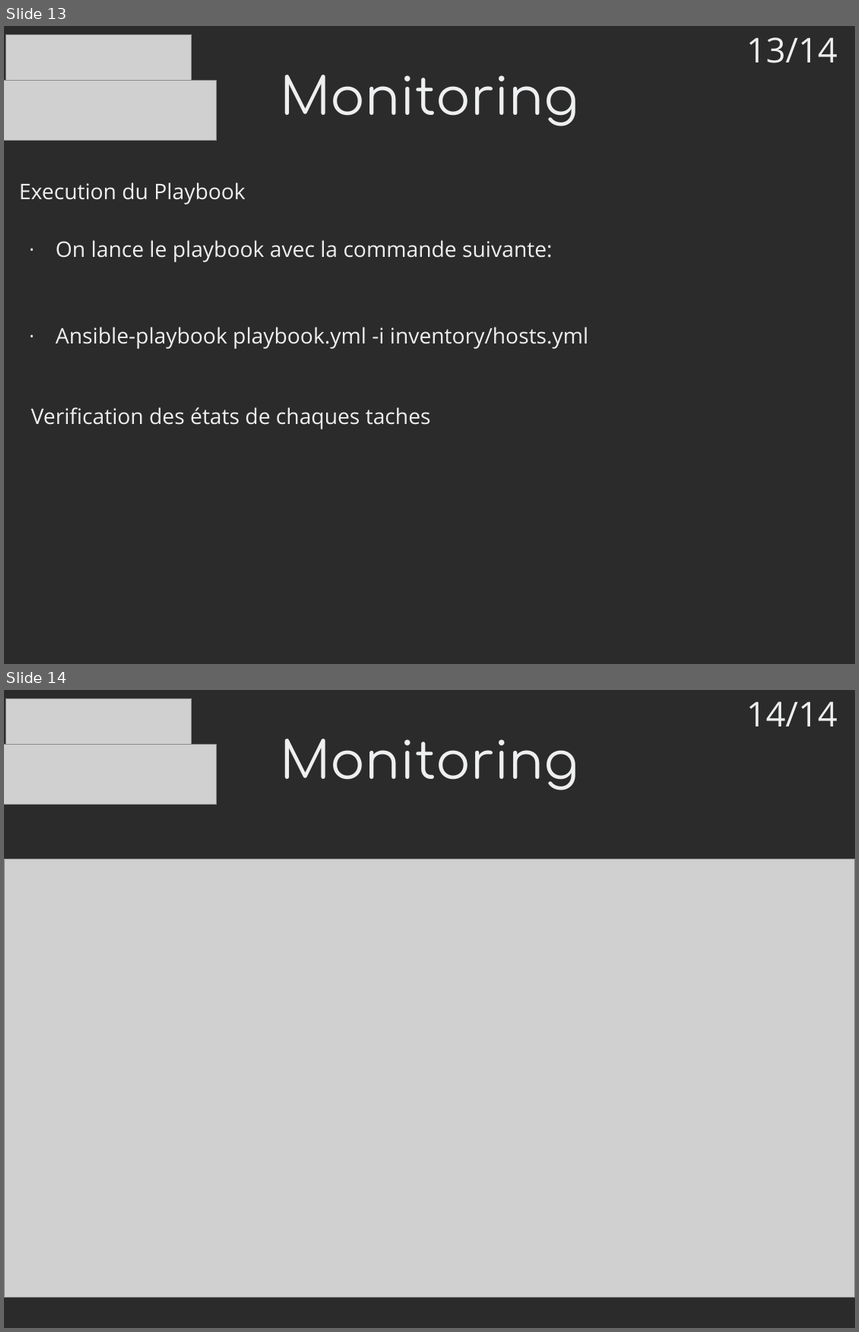
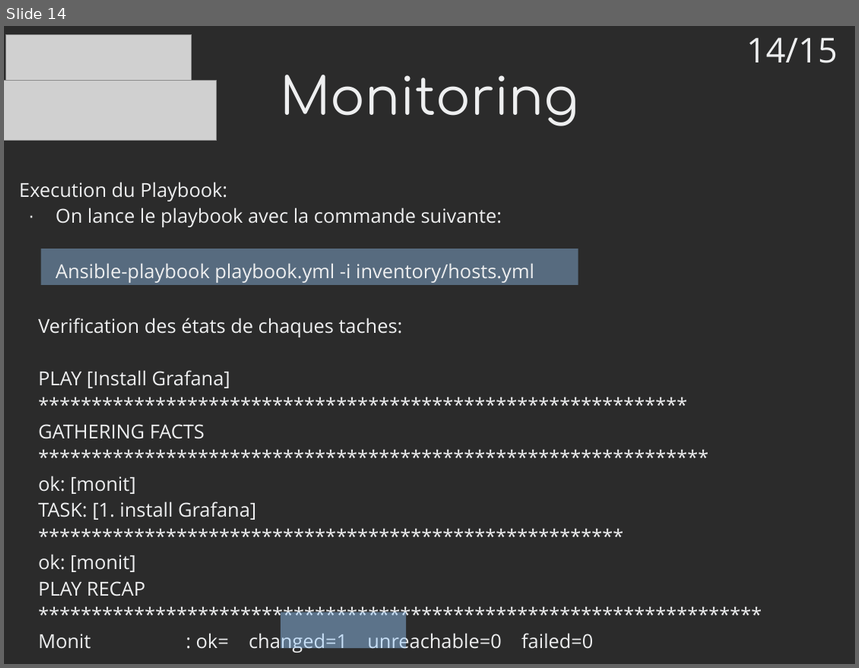
Before and after one commit to mrwormo/rapport_de_stage, a slide deck: files/prez.odp. Shown one above the other, each under a label of ours: slides 13 and 14 before the commit, slide 14 after it. The pictures are 859x1332 and 859x668 pixels, drawn with LibreOffice and Linux fonts; fonts in the diff are those of the drawing; grey boxes stand for pictures; background and template pictures are left out; a plain dark background stands for a picture behind light text. Boxes give left, top, right and bottom in pixels: in the first picture for what was removed or moved away, otherwise in the second. Text is boxed around its words. In the diff, an @@ line names an element or a change of style, - is before the commit and + after.

```diff
--- a/files/prez.odp
+++ b/files/prez.odp
@@ slide 14 removed at box(4, 690, 855, 1328), background picture (left out) @@
@@ picture removed at box(6, 698, 192, 752) @@
@@ text removed at box(747, 701, 838, 726) @@
-14/14
@@ picture removed at box(4, 745, 218, 804) @@
@@ title removed at box(280, 739, 579, 790) @@
-Monitoring
@@ picture removed at box(4, 859, 855, 1299) @@
@@ what was slide 13 is now slide 14 @@
@@ slide 14 changed as well @@
@@ text at box(747, 37, 838, 63): text changed @@
-13/14
+14/15
@@ text at box(19, 182, 227, 202): text changed; size 20 to 18 pt @@
-Execution du Playbook
+Execution du Playbook:
@@ text at box(56, 208, 534, 283): size 20 to 18 pt in "On lance le playbook avec la commande ...", "Ansible-playbook playbook.yml -i inventory/hosts.yml"; bullet · to none @@
@@ rectangle added at box(41, 249, 579, 285), fill #99CCFF at 40% opacity @@
@@ text at box(38, 318, 593, 654): text changed; size 20 to 18 pt @@
-Verification des états de chaques taches
+Verification des états de chaques taches:
+PLAY [Install Grafana]
+*************************************************************
+GATHERING FACTS
+***************************************************************
+ok: [monit]
+TASK: [1. install Grafana]
+*******************************************************
+ok: [monit]
+PLAY RECAP
+********************************************************************
+Monit : ok= changed=1 unreachable=0 failed=0
@@ rectangle added at box(281, 612, 407, 648), fill #99CCFF at 45% opacity @@
```
Also in this commit, not shown: 11 other slides changed, 3 slides added, 1 other slide removed, 2 other files.
